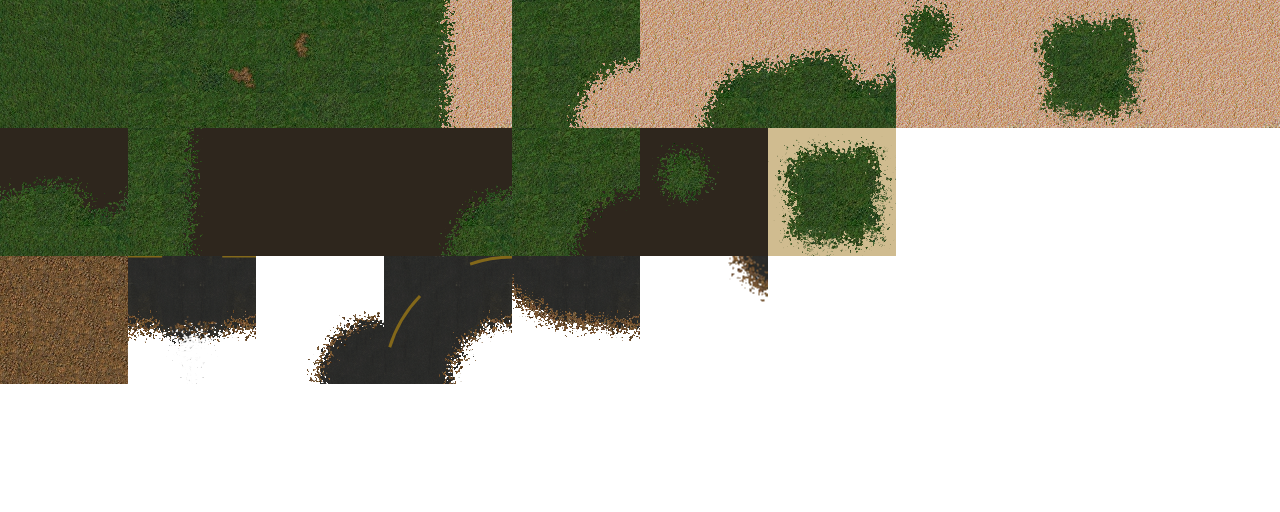
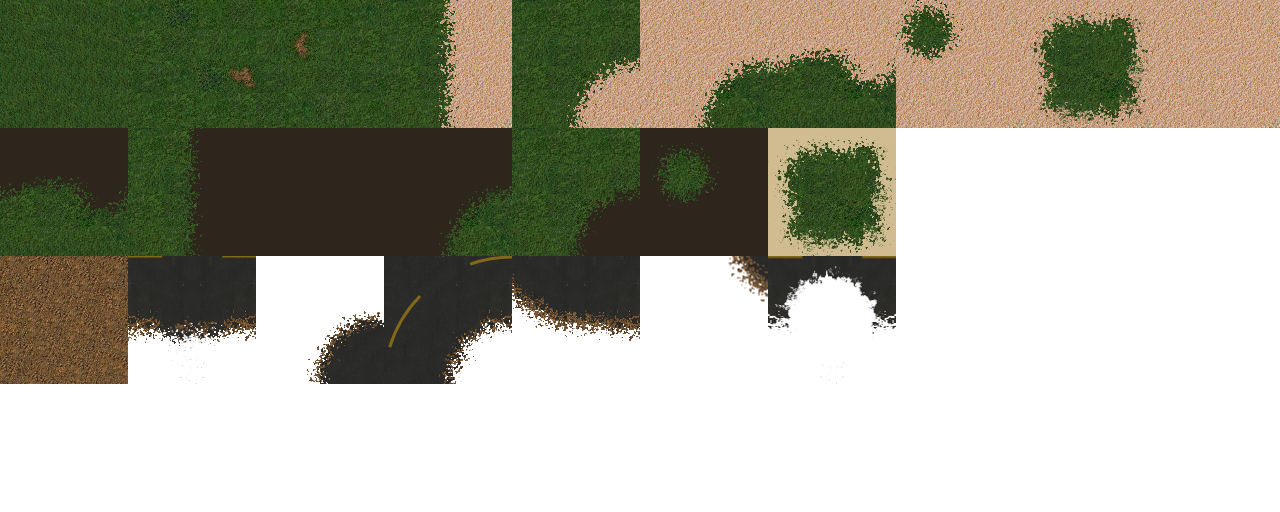
The second 1280×512 image is a revision of the first. Changes to its layers:
added group "7" with 2 layers in group "Road" over [768, 256, 896, 384]
added layer "форма 1" in group "7" over [768, 256, 896, 384]
